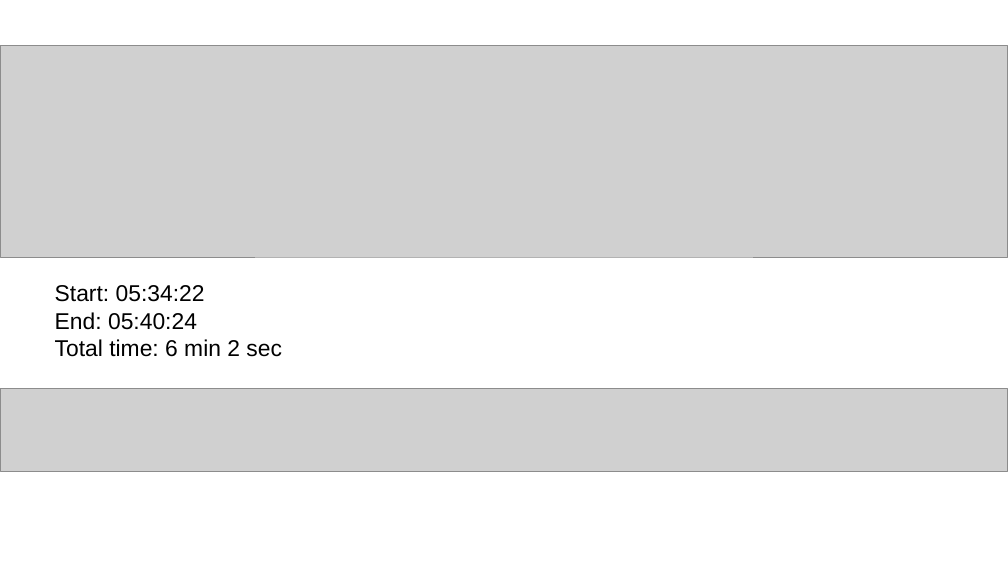
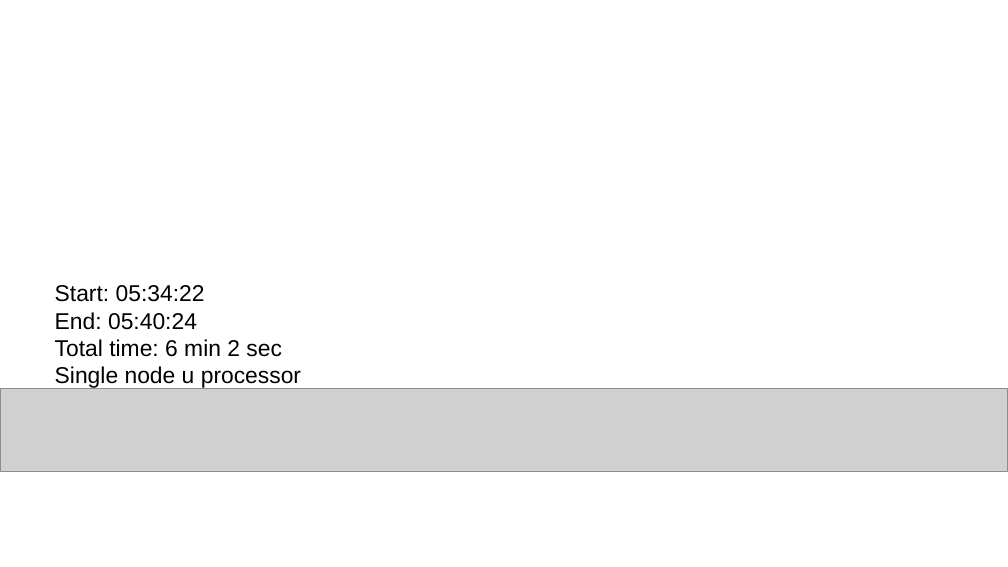
Before and after one commit to marioeljuga/Big-Data-WS2022-Spark, a slide deck: slide 5 of performance_analysis2.odp. Drawn at 1008x567 pixels with LibreOffice and Linux fonts; fonts in the diff are those of the drawing; grey boxes stand for pictures. Boxes give left, top, right and bottom in pixels: in the first picture for what was removed or moved away, otherwise in the second. Text is boxed around its words. In the diff, an @@ line names an element or a change of style, - is before the commit and + after.

```diff
--- a/performance_analysis2.odp
+++ b/performance_analysis2.odp
@@ picture removed at box(0, 46, 1008, 257) @@
@@ text at box(55, 366, 301, 389): paragraph added @@
+Single node u processor
```
Also in this commit, not shown: 7 slides added, 3 other files.
